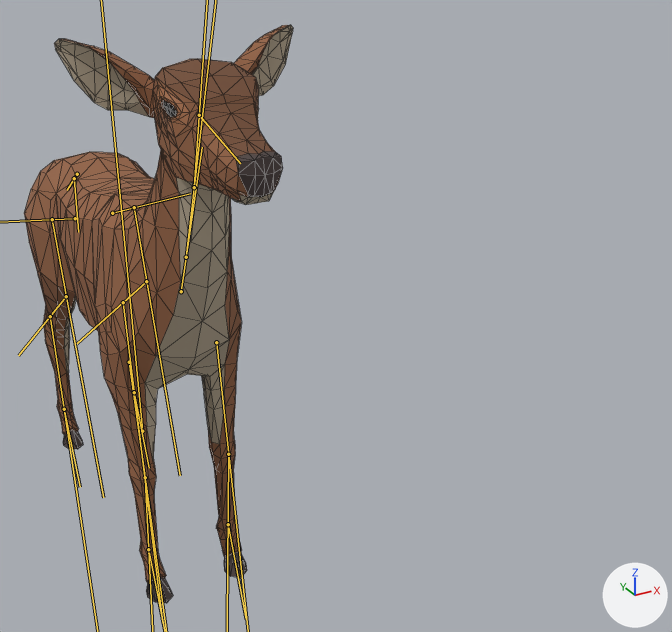
The glTF model rysy/models/animals/roe.glb as it was, and as the next commit left it.
Rendered twice from a 50 mm lens placed at (-0.512, -1.866, 1.316), pointed at (0.44, -0.135, 0.45). Lighting does not change. The marker at lower right points along +X, +Y and +Z. The picture after the commit comes second. The bones that change are drawn over the model as lines. Mesh edges are drawn as thin lines.

The first picture shows 'Deer'.
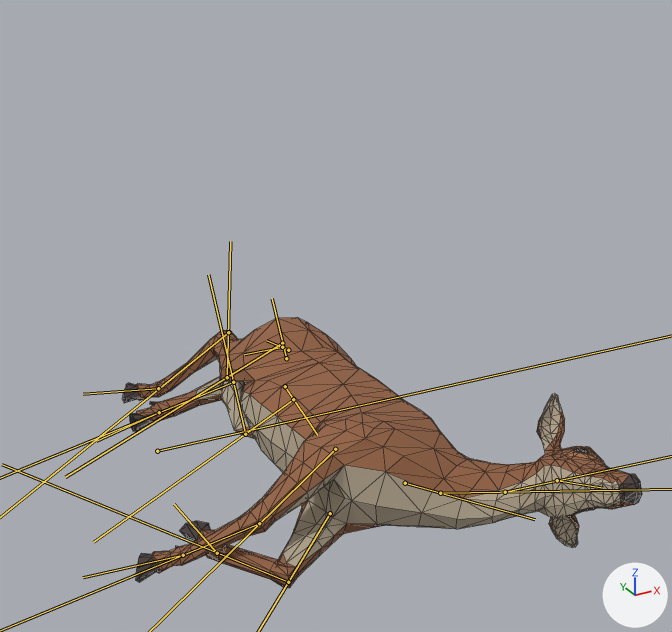
The newer file adds an action. The first version stands in its rest pose; the second is drawn at frame 12 of the action 'Death'.

Boxes (x1, y1, x2, y2) around the edits, measured in the pictures (672 x 632 px):
'Deer', posed (93% wider, 53% shorter): before (24, 25, 293, 603); after (122, 317, 642, 588)
bone 'Neck1', root to tip: before (181, 291) to (202, 147); after (405, 483) to (535, 519)
bone 'Head', root to tip: before (199, 115) to (240, 163); after (557, 480) to (603, 488)
bone 'BackShoulder.L', root to tip: before (112, 213) to (190, 193); after (285, 386) to (317, 435)
bone 'BackLeg.L', root to tip: before (134, 207) to (180, 475); after (293, 399) to (93, 542)
bone 'BackUpperLeg.L', root to tip: before (146, 281) to (77, 343); after (245, 434) to (208, 274)
bone 'BackLeg.R', root to tip: before (52, 219) to (103, 497); after (282, 343) to (65, 477)
bone 'BackUpperLeg.R', root to tip: before (66, 296) to (18, 355); after (227, 377) to (230, 241)
bone 'Tail2', root to tip: before (77, 174) to (67, 190); after (288, 350) to (266, 340)
bone 'Tail3', root to tip: before (74, 178) to (78, 232); after (282, 347) to (244, 354)
bone 'IKBackLeg.L', root to tip: before (134, 392) to (149, 468); after (159, 412) to (96, 441)
bone 'IKFrontLeg.L', root to tip: before (228, 524) to (246, 619); after (217, 553) to (174, 504)
bone 'IKBackLeg.R', root to tip: before (64, 409) to (80, 487); after (158, 388) to (83, 394)

What the commit changed:
Bone 'Body' (bone_body) moves from (0.0, 0.0, 0.0) to (0.12, -0.25, -0.01).
Bone 'Body' (bone_body) turns from (0, 0, 0) to (0, 3, -93) degrees about its own x, y and z.
Bone 'Neck1' (bone_neck1) turns from (0, 0, 0) to (0, -1, 16) degrees about its own x, y and z.
Bone 'Neck2' (bone_neck2) turns from (0, 0, 0) to (0, -1, -17) degrees about its own x, y and z.
Bone 'Neck3' (bone_neck3) turns from (0, 0, 0) to (4, -6, -7) degrees about its own x, y and z.
Bone 'Head' (bone_head) turns from (0, 0, 0) to (10, -3, -19) degrees about its own x, y and z.
Bone 'FrontUpperLeg.L' (bone_frontupperleg_l) turns from (0, 0, 0) to (-32, 3, -6) degrees about its own x, y and z.
Bone 'FrontLowerLeg.L' (bone_frontlowerleg_l) turns from (0, 0, 0) to (-85, 0, 0) degrees about its own x, y and z.
Bone 'FrontUpperLeg.R' (bone_frontupperleg_r) turns from (0, 0, 0) to (-8, 19, -26) degrees about its own x, y and z.
Bone 'FrontLowerLeg.R' (bone_frontlowerleg_r) turns from (0, 0, 0) to (-27, 0, 0) degrees about its own x, y and z.
Bone 'BackShoulder.L' (bone_backshoulder_l) turns from (0, 0, 0) to (8, 5, 26) degrees about its own x, y and z.
Bone 'BackLeg.L' (bone_backleg_l) turns from (0, 0, 0) to (-3, -4, 6) degrees about its own x, y and z.
Bone 'BackUpperLeg.L' (bone_backupperleg_l) turns from (0, 0, 0) to (44, 5, 8) degrees about its own x, y and z.
Bone 'BackLowerLeg.L' (bone_backlowerleg_l) turns from (0, 0, 0) to (56, 4, -6) degrees about its own x, y and z.
Bone 'BackShoulder.R' (bone_backshoulder_r) turns from (0, 0, 0) to (-1, -22, 21) degrees about its own x, y and z.
Bone 'BackLeg.R' (bone_backleg_r) turns from (0, 0, 0) to (-3, 3, -5) degrees about its own x, y and z.
Bone 'BackUpperLeg.R' (bone_backupperleg_r) turns from (0, 0, 0) to (34, -3, -6) degrees about its own x, y and z.
Bone 'BackLowerLeg.R' (bone_backlowerleg_r) turns from (0, 0, 0) to (43, -2, 5) degrees about its own x, y and z.
Bone 'Tail2' (bone_tail2) turns from (0, 0, 0) to (28, 7, -12) degrees about its own x, y and z.
Bone 'Tail3' (bone_tail3) turns from (0, 0, 0) to (23, -16, -22) degrees about its own x, y and z.
Bone 'IKBackLeg.L' (bone_ikbackleg_l) moves from (0.0, 0.0, 0.0) to (0.25, 0.28, 0.13).
Bone 'IKBackLeg.L' (bone_ikbackleg_l) turns from (0, 0, 0) to (-22, -22, 92) degrees about its own x, y and z.
Bone 'IKFrontLeg.L' (bone_ikfrontleg_l) moves from (0.0, 0.0, 0.0) to (-0.07, 0.28, 0.24).
Bone 'IKFrontLeg.L' (bone_ikfrontleg_l) turns from (0, 0, 0) to (83, -23, 93) degrees about its own x, y and z.
Bone 'IKBackLeg.R' (bone_ikbackleg_r) moves from (0.0, 0.0, 0.0) to (1.12, 0.08, 0.52).
Bone 'IKBackLeg.R' (bone_ikbackleg_r) turns from (0, 0, 0) to (13, -22, 93) degrees about its own x, y and z.
Bone 'IKFrontLeg.R' (bone_ikfrontleg_r) moves from (0.0, 0.0, 0.0) to (0.32, 0.21, 0.24).
Bone 'IKFrontLeg.R' (bone_ikfrontleg_r) turns from (0, 0, 0) to (14, -23, 86) degrees about its own x, y and z.
